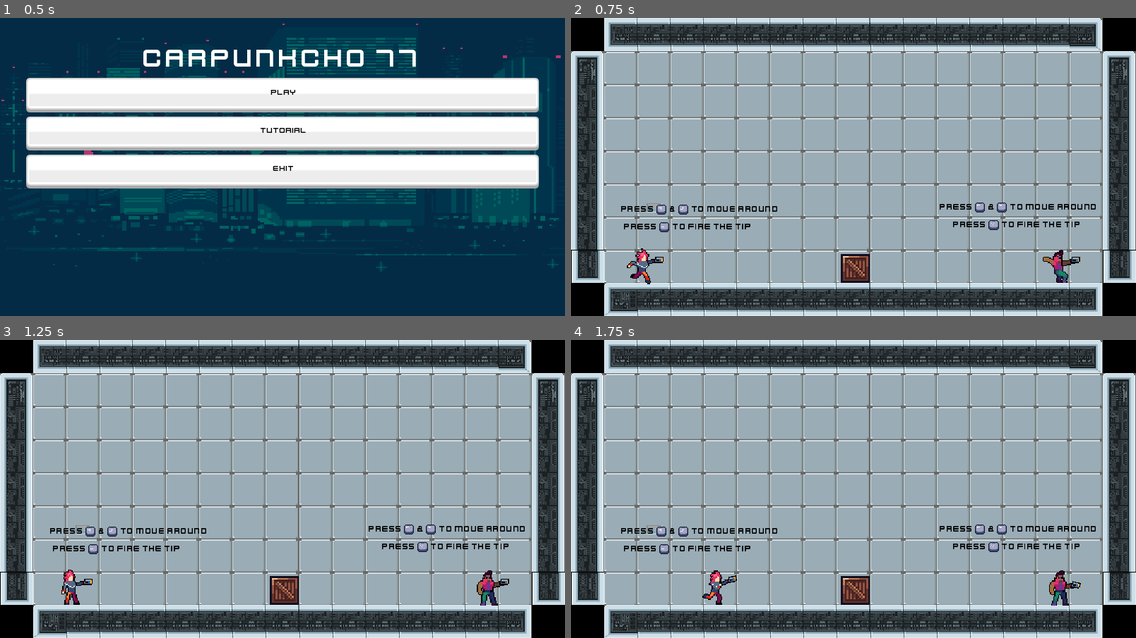
Above: before the commit, frames 1-4 (two rows, left to right).
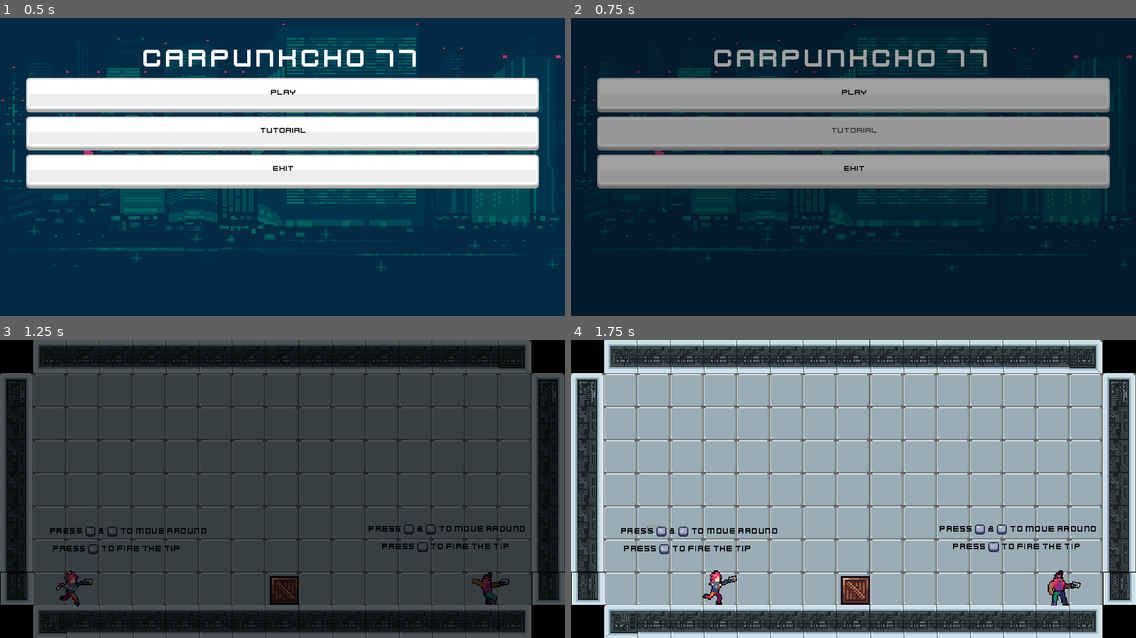
Above: after the commit, the same moments.

Repository: Pepereiram/carpincho-repo
Game: Godot game, scene res://menu/Mainmenu.tscn
Same seed, same stepped clock (60 frames per second), same inputs: the game is played once before the commit and once after it.
Inputs:
- Up to frame 1 (0.5 s): no input
- Up to frame 2 (0.75 s): click "Tutorial" at 0.5 s
- Up to frame 3 (1.25 s): no input
- Up to frame 4 (1.75 s): tap A (move_left) at 1.25 s; hold D (move_right) from 1.28 s (still down); tap Down (apuntar_abajo2) at 1.35 s; tap W (apuntar_arriba) at 1.52 s

Frame 1 is identical in both runs. In frame 2, 84% of the frame differs, in the area x 0-100%, y 0-100%; in frame 3, 89%; in frame 4, 0.1%.

Commit message:
fade out

Diff:
--- a/project/Scenes/Entities/NewPlayer/NewPlayer.gd
+++ b/project/Scenes/Entities/NewPlayer/NewPlayer.gd
@@ -27,7 +27,7 @@
 onready var gun = $Pivot/gun
 onready var arm = $Pivot/arm
 onready var body = $Pivot/Body
-onready var power_part = $Pivot/direccionBala/Power
+#onready var power_part = $Pivot/direccionBala/Power
 #states
 var tip_attached = true
 var grabbed = false
@@ -197,7 +197,7 @@
 	Tip.get_node("cs").disabled = true
 	Tip.get_node("Sprite").hide()#devuelve valores por defecto
 	tip_attached = true #si la punta esta cerca jugador la recoge
-	print(Tip.grabbed_object)
+
 
 func disconnect_object():
 	Tip.hooked = false
--- a/project/Scenes/Props/Goal.gd
+++ b/project/Scenes/Props/Goal.gd
@@ -10,7 +10,8 @@
 func on_body_entered(body: NewPlayer):
 	players_in+=1
 	if players_in == 2:
-		get_tree().change_scene(next_level)
+		Fade.change_scene(next_level)
+		#get_tree().change_scene(next_level)
 
 func on_body_exited(body: NewPlayer):
 	players_in-=1
--- a/project/Scenes/Props/death_zone.gd
+++ b/project/Scenes/Props/death_zone.gd
@@ -7,4 +7,5 @@
 
 func on_body_entered(body: Node):
 	if body.has_method("set_near"):
-		get_tree().reload_current_scene()
+		body.set_physics_process(false)
+		Fade.reload_scene()
--- a/project/Scenes/Props/level_script.gd
+++ b/project/Scenes/Props/level_script.gd
@@ -13,7 +13,8 @@
 	get_node("NewPlayer").set_physics_process(false)
 	get_node("pj2").set_physics_process(false)
 	yield(get_tree().create_timer(1.0), "timeout")
-	get_tree().change_scene(next_level)
+	Fade.change_scene(next_level)
+	#get_tree().change_scene(next_level)
 
 func add_player():
 	players_in += 1
--- a/project/Scenes/Props/wood_box.gd
+++ b/project/Scenes/Props/wood_box.gd
@@ -10,6 +10,7 @@
 var on_air = false
 #sprite
 onready var sprite = $Sprite
+#
 
 func _process(delta):
 	if grabbed:
--- a/project/menu/menu.gd
+++ b/project/menu/menu.gd
@@ -5,16 +5,16 @@
 onready var tutorial = $VBoxContainer/tutorial
 
 func _ready():
-	exit.connect("pressed",self, "_on_exit_pressed")
+	#exit.connect("pressed",self, "_on_exit_pressed")
 	play.connect("pressed",self,"_on_play_pressed")
 	tutorial.connect("pressed", self, "_on_tutorial_pressed")
 
 
 func _on_play_pressed():
-	get_tree().change_scene("res://Scenes/Levels/escape_lvl1.tscn")
+	Fade.change_scene("res://Scenes/Levels/escape_lvl1.tscn")
 
 func _on_exit_pressed():
 	get_tree().quit()
 
 func _on_tutorial_pressed():
-	get_tree().change_scene("res://Scenes/Levels/Tutorial/Tutorial.tscn")
+	Fade.change_scene("res://Scenes/Levels/Tutorial/Tutorial.tscn")
--- a/project/project.godot
+++ b/project/project.godot
@@ -52,6 +52,10 @@
 
 config/name="Carpincho"
 run/main_scene="res://menu/Mainmenu.tscn"
+
+[autoload]
+
+Fade="*res://transitions/fade.tscn"
 
 [display]
 
--- a/project/punta/Tip.gd
+++ b/project/punta/Tip.gd
@@ -45,12 +45,17 @@
 	var normal = collision.normal
 	var layer = object_touched.get_collision_layer()
 
+
 	if layer == player_layer or layer == 32 and !hooked: #choque objeto "agarrable"
 		#deactivate_collision()
-		grabbed_object = object_touched
-		object_touched.blue_outline()
-		attached_normal = normal
-		attach_pj(object_touched)
+		if !object_touched.grabbed:
+			grabbed_object = object_touched
+			object_touched.blue_outline()
+			attached_normal = normal
+			attach_pj(object_touched)
+		else:
+			velocity = velocity.bounce(normal)
+			velocity *= 0.5 + rand_range(-0.05, 0.05)
 
 	else: #choque paredes
 		velocity = velocity.bounce(normal)
--- a/project/punta/Tip1.gd
+++ b/project/punta/Tip1.gd
@@ -12,8 +12,6 @@
 	if hooked:
 		grabbed_object.red_outline()
 
-
-
 func _on_Tip_detector_body_exited(body):
 	if body.has_method("set_near"):
 		body.set_near(false)
--- a/project/punta/Tip1.tscn
+++ b/project/punta/Tip1.tscn
@@ -1,7 +1,12 @@
-[gd_scene load_steps=5 format=2]
+[gd_scene load_steps=7 format=2]
 
 [ext_resource path="res://punta/Tip1.gd" type="Script" id=1]
 [ext_resource path="res://assets/sprites/cyberguns/5 Bullets/9.png" type="Texture" id=2]
+[ext_resource path="res://shaders/outline.gdshader" type="Shader" id=3]
+
+[sub_resource type="ShaderMaterial" id=3]
+shader = ExtResource( 3 )
+shader_param/outline_color = Color( 0.937255, 0.815686, 0.815686, 1 )
 
 [sub_resource type="RectangleShape2D" id=1]
 
@@ -16,14 +21,17 @@
 [node name="Sprite" type="Sprite" parent="."]
 modulate = Color( 0.756863, 1, 0, 1 )
 self_modulate = Color( 0.6, 1, 0, 1 )
+material = SubResource( 3 )
 scale = Vector2( 0.55, 0.55 )
 texture = ExtResource( 2 )
 
 [node name="cs" type="CollisionShape2D" parent="."]
+visible = false
 scale = Vector2( 0.13, 0.13 )
 shape = SubResource( 1 )
 
 [node name="Tip_detector" type="Area2D" parent="."]
+visible = false
 position = Vector2( 2, 2 )
 collision_layer = 8
 collision_mask = 2
--- a/project/shaders/Sprite_shaders.gd
+++ b/project/shaders/Sprite_shaders.gd
@@ -7,20 +7,16 @@
 	set_material(sprite_material)
 
 func red_outline():
-	print("red")
 	sprite_material.set_shader(OUTLINE)
 	sprite_material.set_shader_param("outline_color",Color(1.0,0.0,0.0,1.0))
 
 func blue_outline():
-	print("blue")
 	sprite_material.set_shader(OUTLINE)
 	sprite_material.set_shader_param("outline_color",Color(0.0,0.0,1.0,1.0))
 
 func green_outline():
-	print("green")
 	sprite_material.set_shader(OUTLINE)
 	sprite_material.set_shader_param("outline_color",Color(0.0,1.0,0.0,1.0))
 
 func delete_outline():
-	print("delete")
 	sprite_material.set_shader(null)
--- /dev/null
+++ b/project/transitions/fade.gd
@@ -0,0 +1,30 @@
+extends CanvasLayer
+
+signal faded
+
+onready var animation_player = $AnimationPlayer
+
+
+func fade_out():
+	animation_player.play("fade_out")
+	yield(animation_player, "animation_finished")
+	emit_signal("faded")
+
+
+func fade_in():
+	animation_player.play("fade_in")
+	#yield(animation_player, "animation_finished")
+	emit_signal("faded")
+
+
+func change_scene(level : String):
+	fade_out()
+	yield(self, "faded")
+	get_tree().change_scene(level)
+	fade_in()
+
+func reload_scene():
+	fade_out()
+	yield(self, "faded")
+	get_tree().reload_current_scene()
+	fade_in()
--- /dev/null
+++ b/project/transitions/fade.tscn
@@ -0,0 +1,66 @@
+[gd_scene load_steps=5 format=2]
+
+[ext_resource path="res://transitions/fade.gd" type="Script" id=1]
+
+[sub_resource type="Animation" id=1]
+length = 0.001
+tracks/0/type = "value"
+tracks/0/path = NodePath("ColorRect:modulate")
+tracks/0/interp = 1
+tracks/0/loop_wrap = true
+tracks/0/imported = false
+tracks/0/enabled = true
+tracks/0/keys = {
+"times": PoolRealArray( 0 ),
+"transitions": PoolRealArray( 1 ),
+"update": 0,
+"values": [ Color( 0, 0, 0, 0 ) ]
+}
+
+[sub_resource type="Animation" id=2]
+resource_name = "fade_in"
+length = 0.5
+tracks/0/type = "value"
+tracks/0/path = NodePath("ColorRect:modulate")
+tracks/0/interp = 1
+tracks/0/loop_wrap = true
+tracks/0/imported = false
+tracks/0/enabled = true
+tracks/0/keys = {
+"times": PoolRealArray( 0, 0.5 ),
+"transitions": PoolRealArray( 1, 1 ),
+"update": 0,
+"values": [ Color( 0, 0, 0, 1 ), Color( 0, 0, 0, 0 ) ]
+}
+
+[sub_resource type="Animation" id=3]
+resource_name = "fade_out"
+length = 0.5
+tracks/0/type = "value"
+tracks/0/path = NodePath("ColorRect:modulate")
+tracks/0/interp = 1
+tracks/0/loop_wrap = true
+tracks/0/imported = false
+tracks/0/enabled = true
+tracks/0/keys = {
+"times": PoolRealArray( 0, 0.5 ),
+"transitions": PoolRealArray( 1, 1 ),
+"update": 0,
+"values": [ Color( 0, 0, 0, 0 ), Color( 0, 0, 0, 1 ) ]
+}
+
+[node name="Fade" type="CanvasLayer"]
+layer = 10
+script = ExtResource( 1 )
+
+[node name="ColorRect" type="ColorRect" parent="."]
+modulate = Color( 0, 0, 0, 0 )
+anchor_right = 1.0
+anchor_bottom = 1.0
+mouse_filter = 2
+color = Color( 0, 0, 0, 1 )
+
+[node name="AnimationPlayer" type="AnimationPlayer" parent="."]
+anims/RESET = SubResource( 1 )
+anims/fade_in = SubResource( 2 )
+anims/fade_out = SubResource( 3 )
